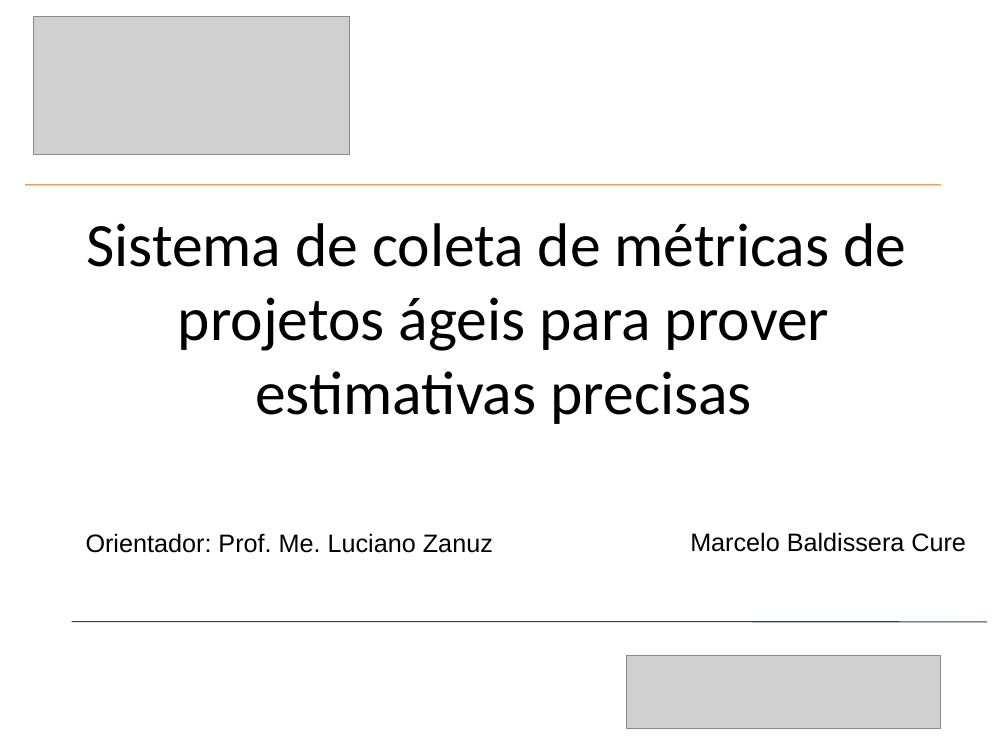
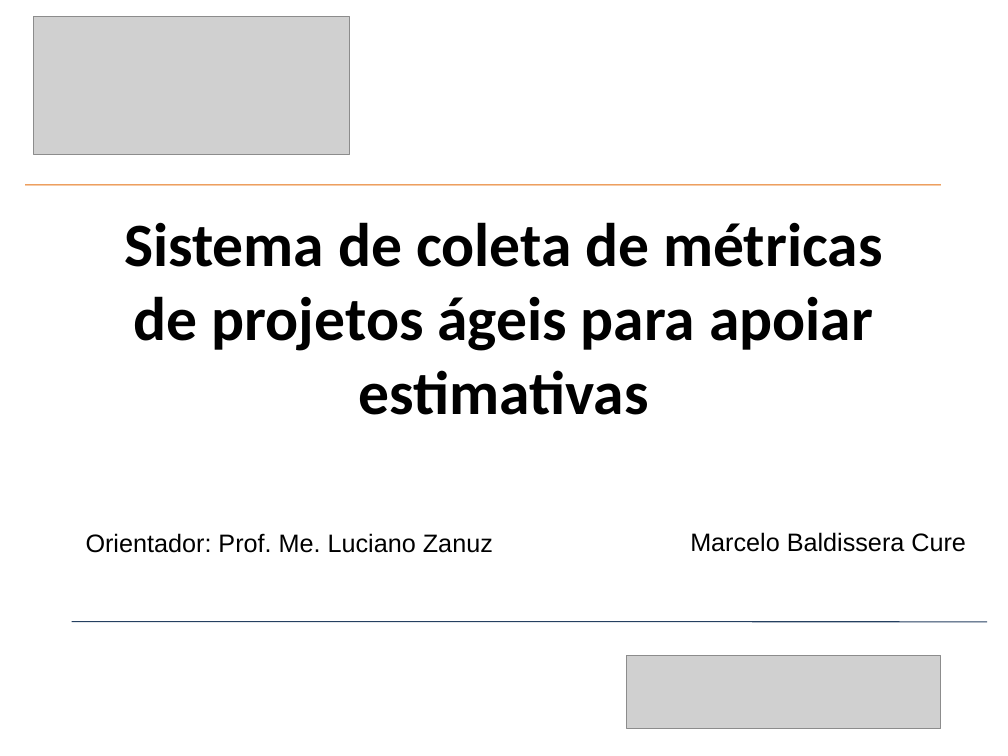
Before and after one commit to marcelocure/agile-estimates, a slide deck: slide 1 of aep_marcelo_baldissera_cure.ppt. Drawn at 1008x756 pixels with LibreOffice and Linux fonts; fonts in the diff are those of the drawing; grey boxes stand for pictures. Boxes give left, top, right and bottom in pixels: in the first picture for what was removed or moved away, otherwise in the second. Text is boxed around its words. In the diff, an @@ line names an element or a change of style, - is before the commit and + after.

```diff
--- a/aep_marcelo_baldissera_cure.ppt
+++ b/aep_marcelo_baldissera_cure.ppt
@@ title at (124,222,882,415): text changed; bold on @@
-Sistema de coleta de métricas de projetos ágeis para prover estimativas precisas
+Sistema de coleta de métricas de projetos ágeis para apoiar estimativas
```
Also in this commit, not shown: 5 other slides changed, 17 other files.
